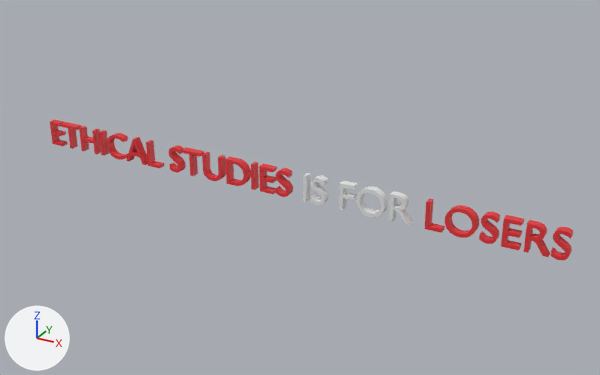
One commit to the FBX model Q4/Assets/Art/Props/WallArt/EthicalStudiesIsForLosers.fbx: the scene before it, then after it.
Camera for both pictures: a 50 mm lens placed at (9.83, -16.4, 8.5), pointed at (0.58, 0.42, 0.09). Every picture has the same lights, and +X, +Y and +Z are marked at lower left. Where no turn or scale is listed for an object, it has been applied to the vertices.

The first picture shows 'Ethical Studies', 'Is For'.
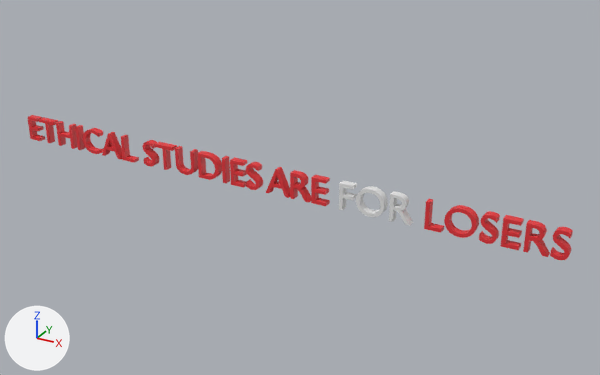
The newer file is also rescaled (x0.281), turned or shifted as a whole; pictures and numbers use the older file's frame.

The change, as a diff of the scene's bpy script:
```diff
--- a/Q4/Assets/Art/Props/WallArt/EthicalStudiesIsForLosers.fbx.py
+++ b/Q4/Assets/Art/Props/WallArt/EthicalStudiesIsForLosers.fbx.py
@@ me_text_026 @@
+me_text_026.from_pydata(...)  # 1851 vertices, 949 faces; spans x -8.1..7.3, y -0.1..0.1, z 0.0..0.7
+me_text_026.materials.append(mat_material_007)  # red #e7343a
@@ ob_ethical_studies @@
-ob_ethical_studies = bpy.data.objects.new('Ethical Studies', me_text_006)
-ob_ethical_studies.location = (0.0, 0.0, 0.0)
@@ ob_is_for_001 @@
+ob_is_for_001 = bpy.data.objects.new('Is For.001', me_text_026)
+ob_is_for_001.location = (-0.01, 0.0, 0.0)
```

Boxes (x1, y1, x2, y2) around the edits, measured in the pictures (600 x 375 px):
'Is For.001', added (red): after (28, 115, 573, 260)
'Ethical Studies', deleted (red): before (50, 120, 573, 260)
